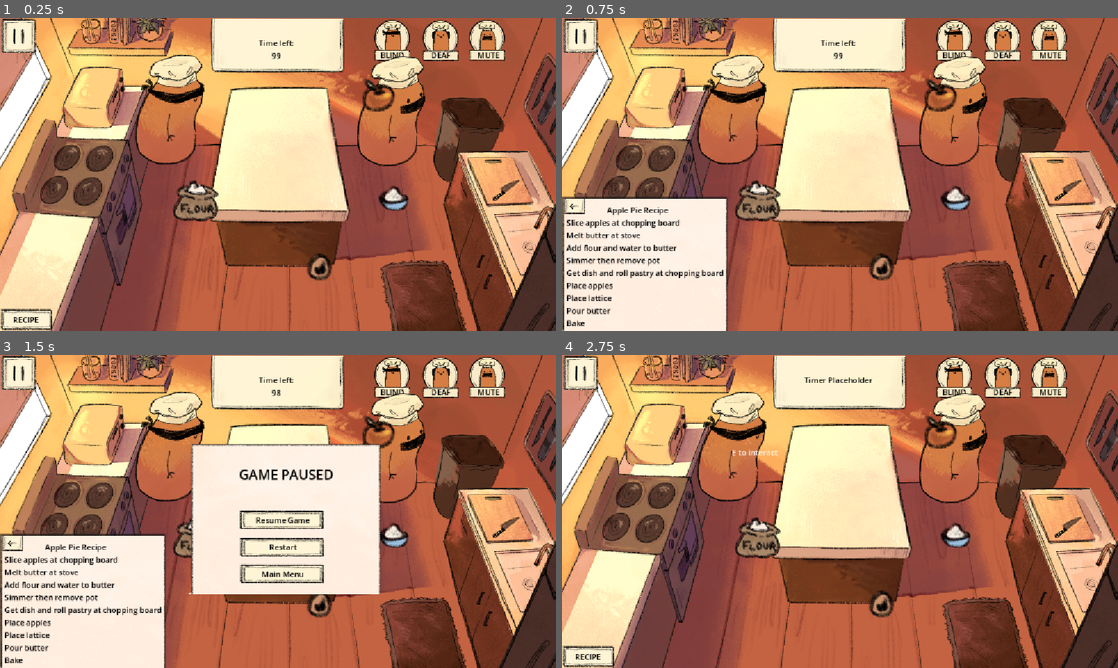
Above: before the commit, frames 1-4 (two rows, left to right).
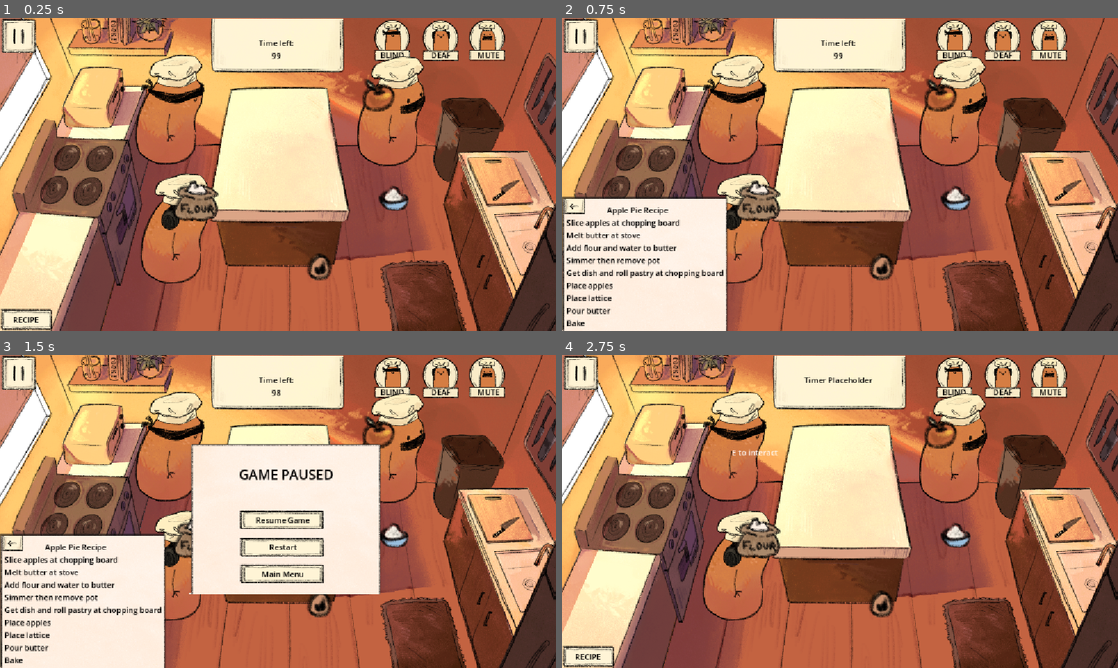
Above: after the commit, the same moments.

Repository: tszyana/SenselessChefs
Game: Godot game, scene res://scenes/kitchen.tscn
Two runs of this game, one before a commit and one after it. Both use one fixed random seed, a clock stepped at 60 frames per second and the inputs below. This scene is started directly instead of the project's main scene. The engine's default icon, where the game draws it, is replaced by a stand-in: a white triangle on a blue panel in a dark square.
Inputs (mouse positions are in pixels of both pictures, inside the frame that each line leads up to):
- Up to frame 1 (0.25 s): no input
- Up to frame 2 (0.75 s): click "RECIPE" at 0.5 s
- Up to frame 3 (1.5 s): click (16, 373) at 1.25 s
- Up to frame 4 (2.75 s): click "Restart" at 2 s

The runs differ from the first frame. In frame 1, 2.4% of the frame differs, in the area x 25-38%, y 49-85%; in frame 2, 1.6%; in frame 3, 1.4%; in frame 4, 2.4%.
Error in both runs: Out of bounds get index '1' (on base: 'Dictionary') (res://scripts/game_state.gd:49)

Commit message:
bug fixes

Diff:
--- a/scenes/kitchen.tscn
+++ b/scenes/kitchen.tscn
@@ -465,7 +465,6 @@
 position = Vector2(811, 193)
 
 [node name="DeafPlayer" parent="Players" unique_id=2124090561 instance=ExtResource("2_jtesv")]
-visible = false
 position = Vector2(363, 436)
 
 [node name="BlindPlayer" parent="Players" unique_id=1426497895 instance=ExtResource("3_c621a")]
--- a/scripts/kitchen.gd
+++ b/scripts/kitchen.gd
@@ -17,7 +17,7 @@
 		mute
 	)
 
-	for player_id in GameState.player_order:
+	for player_id in GameState.player_states.keys():
 		var role = GameState.player_states[player_id]["role"]
 
 		match role:
@@ -30,6 +30,7 @@
 			GameState.Role.MUTE:
 				mute.set_multiplayer_authority(player_id)
 
+	deaf.set_multiplayer_authority(2)
 	mute.set_multiplayer_authority(3)
 
 # Called every frame. 'delta' is the elapsed time since the previous frame.
